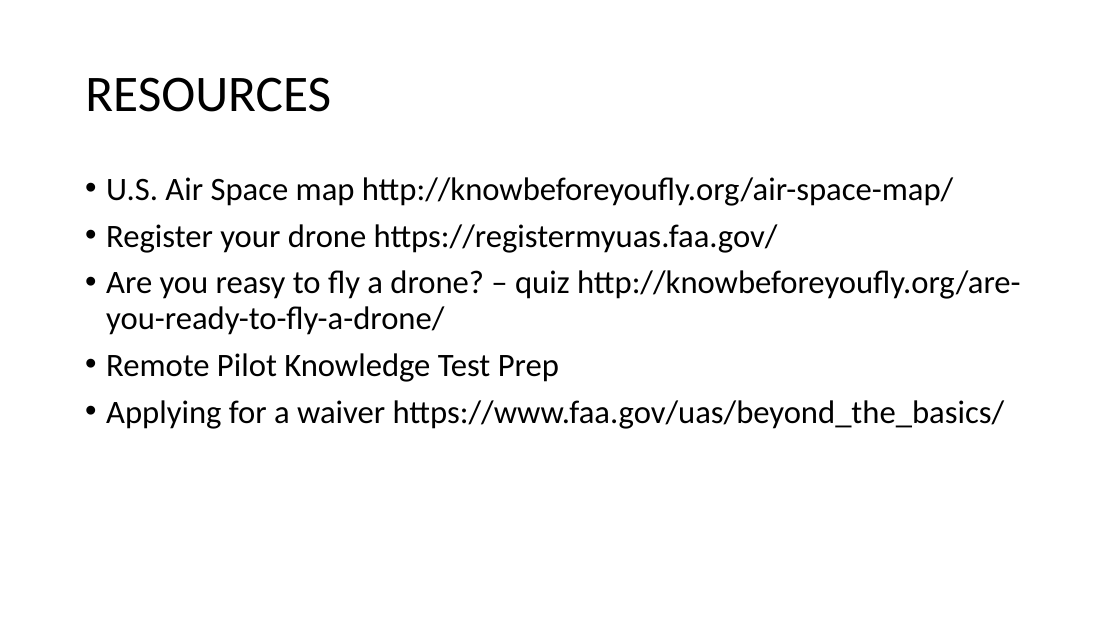
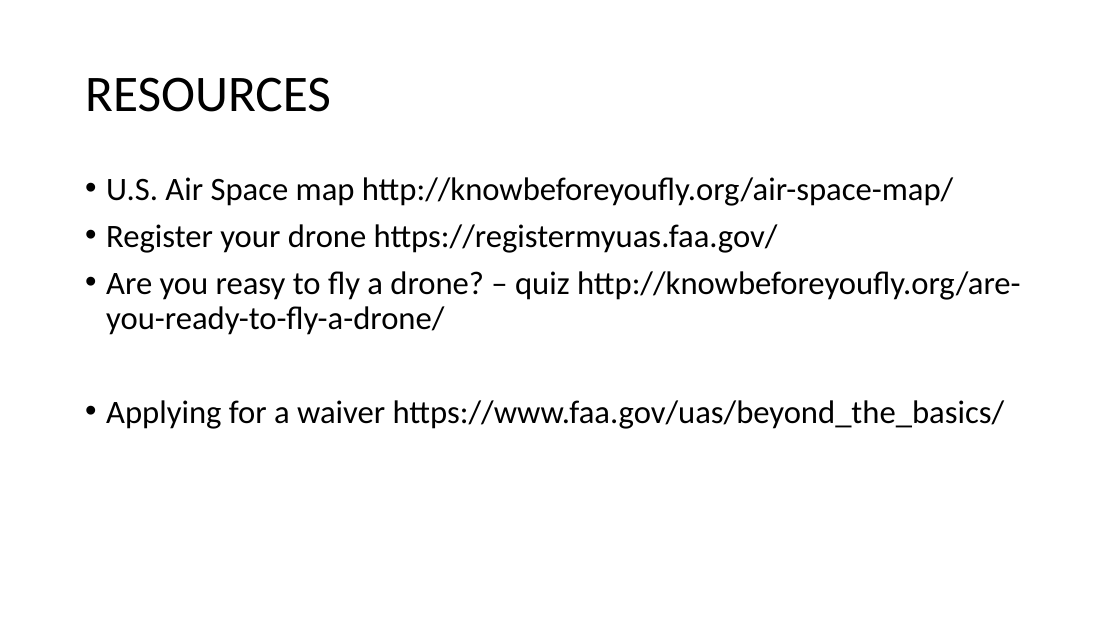
Before and after one commit to ncsu-geoforall-lab/uav-lidar-analytics-course, a slide deck: slide 33 of lectures/rules.ppt (slide 31 before the commit). Drawn at 1120x630 pixels with LibreOffice and Linux fonts; fonts in the diff are those of the drawing. Boxes give left, top, right and bottom in pixels: in the first picture for what was removed or moved away, otherwise in the second. Text is boxed around its words. In the diff, an @@ line names an element or a change of style, - is before the commit and + after.

```diff
--- a/lectures/rules.ppt
+++ b/lectures/rules.ppt
@@ text at (x1=106, y1=353, x2=559, y2=382): paragraph removed @@
-• Remote Pilot Knowledge Test Prep
```
Also in this commit, not shown: 10 other slides changed, 2 slides added, 11 other files.
